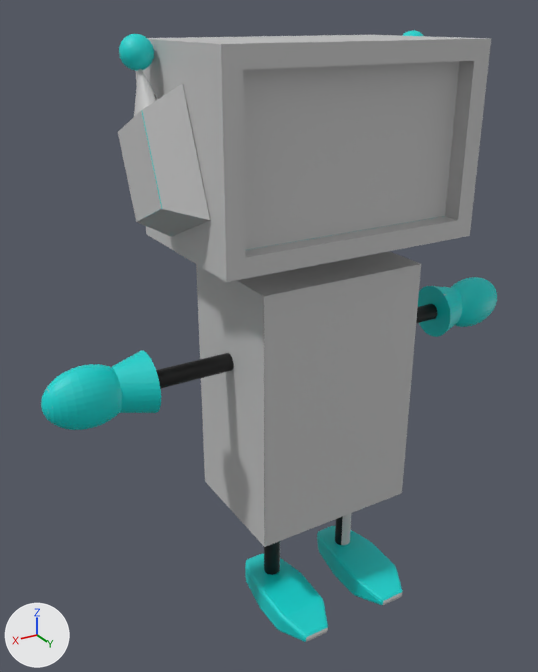
Renders of the Blender file Blender/Third.blend from each side of a commit.
Camera for both pictures: a 50 mm camera at (4.45, 6.85, 4.5) aimed at (0.4, 0.1, 1.12). Lighting does not change. The marker at lower left points along +X, +Y and +Z.

The older version as bpy lines, for what is in view:
```python
mat_マテリアル = principled_material('マテリアル')
mat_マテリアル.texture = img_model_material2_png
me_cube = bpy.data.meshes.new('Cube')
me_cube.from_pydata(...)  # 2672 vertices, 2416 faces; spans x -0.69..1.46, y -3.06..3.06, z -2.26..4.34
me_cube.materials.append(mat_マテリアル)  # picture img_model_material2_png
ob_model = bpy.data.objects.new('Model', me_cube)
ob_model.location = (0.0, 0.0, 0.0)
ob_model.rotation_euler = (0.0, 0.0, 1.571)  # degrees (0, 0, 90)
```
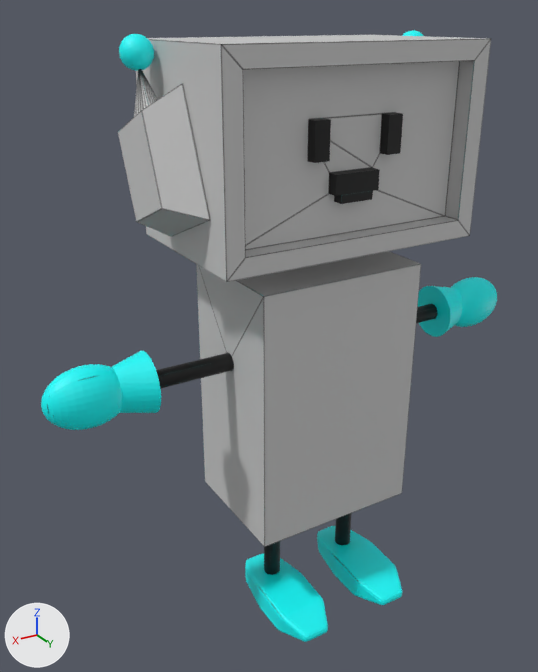
Where the change shows, as pixel boxes (x1, y1, x2, y2) in the pictures (538 x 672 px; the box of a moved part takes in the faces that stretch with it):
'Model', surface changed, reshaped: (41, 30, 497, 642) in both
part 1 of me_cube, moved or reshaped: (141, 61, 460, 250) in both
part 2 of me_cube, surface changed: (41, 30, 497, 642) in both

Patch to the scene script:
```diff
--- a/Blender/Third.blend.py
+++ b/Blender/Third.blend.py
@@ img_test2_png @@
+img_test2_png = load_image('Test2.png', 'Test2.png', 2048, 2048, 'sRGB')
@@ mat_マテリアル @@
 mat_マテリアル = principled_material('マテリアル')
-mat_マテリアル.texture = img_model_material2_png
+mat_マテリアル.texture = img_test2_png
@@ me_cube @@
 # used by ob_model
-me_cube.from_pydata(...)  # 2672 vertices, 2416 faces; spans x -0.69..1.46, y -3.06..3.06, z -2.26..4.34
+me_cube.from_pydata(...)  # 2705 vertices, 2439 faces; spans x -0.69..1.46, y -3.06..3.06, z -2.26..4.34
+# me_cube part 1
+# 47 faces are deleted
+# 2 vertices move within x -0.13, y -1.67..1.67, z 4.03
+# 17 vertices are added at x 0.99, y -0.51..0.51, z 2.83..3.62
+# 16 new vertices lie (0.11, 0.0, 0.0) away from vertices in x 0.99, y -0.51..0.51, z 2.83..3.62
+# 70 new faces join them
+# me_cube part 2: 2335 kept faces spanning x -0.69..1.46, y -3.06..3.06, z -2.26..4.34 get new texture (UV) coordinates
 me_cube.materials.append(mat_マテリアル)
```
